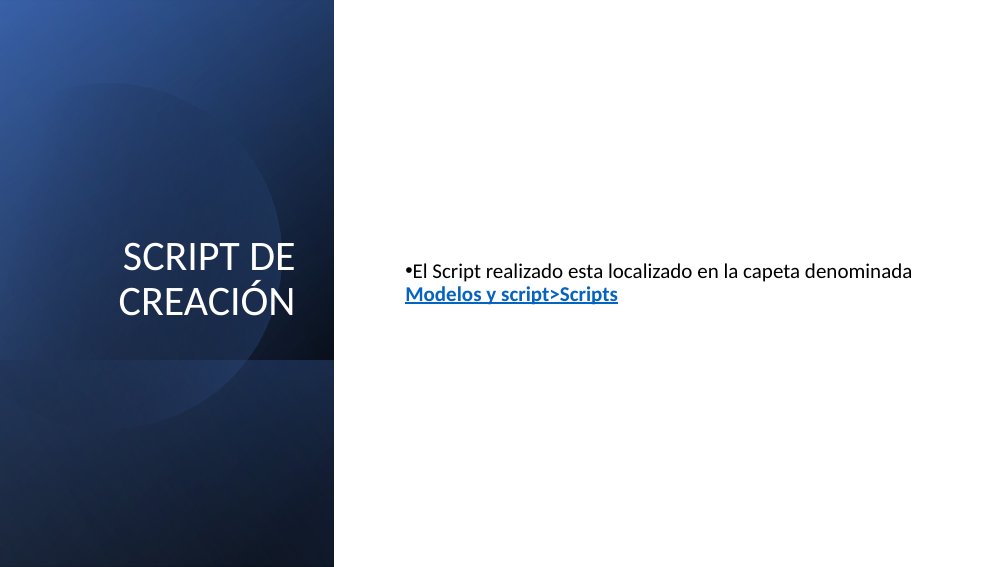
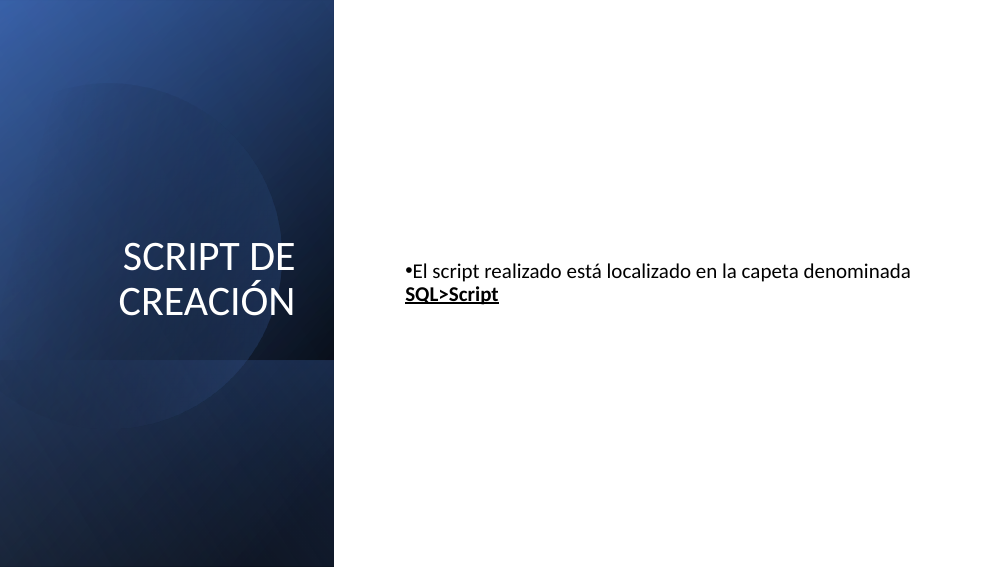
Before and after one commit to maraloeDev/Proyecto-de-Bases-de-Datos, a slide deck: slide 13 of Defensa proyecto intermodular.pptx (slide 10 before the commit). Drawn at 1008x567 pixels with LibreOffice and Linux fonts; fonts in the diff are those of the drawing. Boxes give left, top, right and bottom in pixels: in the first picture for what was removed or moved away, otherwise in the second. Text is boxed around its words. In the diff, an @@ line names an element or a change of style, - is before the commit and + after.

```diff
--- a/Defensa proyecto intermodular.pptx
+++ b/Defensa proyecto intermodular.pptx
@@ text at [405, 263, 911, 305]: text changed @@
-• El Script realizado esta localizado en la capeta denominada Modelos y script>Scripts
+• El script realizado está localizado en la capeta denominada SQL>Script
```
Also in this commit, not shown: 5 other slides changed, 10 slides added, 5 slides removed.
